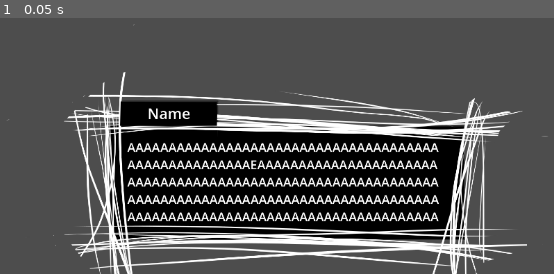
Above: before the commit, frame 1.
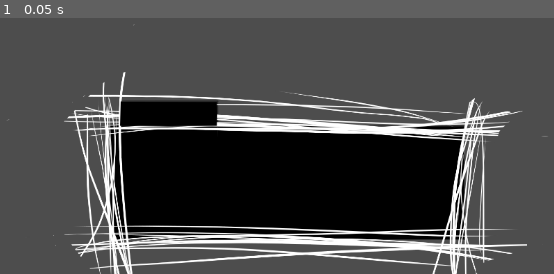
Above: after the commit, the same moment.

Repository: antoniosos/UVNT-demo-VN-jam
Game: Godot game, scene res://scenes/visual_novel_scenes/vnscreen.tscn
The game is run twice, just before and just after one commit, with the same random seed, the same clock (stepped at 60 frames per second) and the same inputs. Before the commit the project starts from res://scenes/visual_novel_scenes/template.tscn.
Inputs:
- Up to frame 1 (0.05 s): no input

The runs differ from the first frame. In frame 1, 5.9% of the frame differs, in the area x 22-80%, y 35-80%.

Commit message:
Cleanup and preparations
Renamed the 'template' scene (and file) to 'VNScreen', cleaned up the hierarchy in VNScreen (added separate categories such as text box, background elements, and foreground elements) and added a new scene to act as a template for foreground elements.

Diff:
--- a/project.godot
+++ b/project.godot
@@ -11,7 +11,7 @@
 [application]
 
 config/name="UVNT_demo_VN_jam"
-run/main_scene="res://scenes/visual_novel_scenes/template.tscn"
+run/main_scene="res://scenes/visual_novel_scenes/vnscreen.tscn"
 config/features=PackedStringArray("4.1", "Forward Plus")
 config/icon="res://icon.svg"
 
@@ -19,4 +19,7 @@
 
 window/size/mode=2
 window/stretch/mode="viewport"
-window/stretch/aspect="ignore"
+
+[dotnet]
+
+project/assembly_name="UVNT_demo_VN_jam"
--- /dev/null
+++ b/scenes/visual_novel_scenes/foreground_element.tscn
@@ -0,0 +1,5 @@
+[gd_scene format=3 uid="uid://beptm4q0fgxpo"]
+
+[node name="ForegroundElement" type="Node2D"]
+
+[node name="Sprite" type="Sprite2D" parent="."]
--- a/scenes/visual_novel_scenes/template.tscn
+++ /dev/null
@@ -1,31 +0,0 @@
-[gd_scene load_steps=2 format=3 uid="uid://0vgaiulv4xv7"]
-
-[ext_resource type="Texture2D" uid="uid://b0ta8ahr3oyba" path="res://assets/visual_novel_assets/Blank_textbox.png" id="1_q0pf8"]
-
-[node name="template" type="Node2D"]
-position = Vector2(553, 483)
-scale = Vector2(0.51, 0.51)
-
-[node name="text_box" type="Sprite2D" parent="."]
-texture = ExtResource("1_q0pf8")
-
-[node name="speech" type="RichTextLabel" parent="text_box"]
-offset_left = -403.0
-offset_top = -59.0
-offset_right = 492.0
-offset_bottom = 194.0
-theme_override_font_sizes/normal_font_size = 35
-text = "AAAAAAAAAAAAAAAAAAAAAAAAAAAAAAAAAAAAAAAAAAAAAAAAAAAAAEAAAAAAAAAAAAAAAAAAAAAAAAAAAAAAAAAAAAAAAAAAAAAAAAAAAAAAAAAAAAAAAAAAAAAAAAAAAAAAAAAAAAAAAAAAAAAAAAAAAAAAAAAAAAAAAAAAAAAAAAAAAAAAAAAAAAAAAAA"
-scroll_active = false
-metadata/_edit_use_anchors_ = true
-
-[node name="name" type="RichTextLabel" parent="text_box"]
-offset_left = -416.0
-offset_top = -159.0
-offset_right = -153.0
-offset_bottom = -100.0
-theme_override_font_sizes/normal_font_size = 42
-bbcode_enabled = true
-text = "[center]Name"
-scroll_active = false
-metadata/_edit_use_anchors_ = true
--- /dev/null
+++ b/scenes/visual_novel_scenes/vnscreen.gd
@@ -0,0 +1,11 @@
+extends Node2D
+
+
+# Called when the node enters the scene tree for the first time.
+func _ready():
+	pass # Replace with function body.
+
+
+# Called every frame. 'delta' is the elapsed time since the previous frame.
+func _process(delta):
+	pass
--- /dev/null
+++ b/scenes/visual_novel_scenes/vnscreen.tscn
@@ -0,0 +1,35 @@
+[gd_scene load_steps=3 format=3 uid="uid://0vgaiulv4xv7"]
+
+[ext_resource type="Script" path="res://scenes/visual_novel_scenes/vnscreen.gd" id="1_ap173"]
+[ext_resource type="Texture2D" uid="uid://b0ta8ahr3oyba" path="res://assets/visual_novel_assets/Blank_textbox.png" id="1_qhaqe"]
+
+[node name="VNScreen" type="Node2D"]
+position = Vector2(553, 483)
+scale = Vector2(0.51, 0.51)
+script = ExtResource("1_ap173")
+
+[node name="TextBox" type="Node2D" parent="."]
+
+[node name="Sprite" type="Sprite2D" parent="TextBox"]
+texture = ExtResource("1_qhaqe")
+
+[node name="Text" type="RichTextLabel" parent="TextBox"]
+offset_left = -420.0
+offset_top = -63.0
+offset_right = 494.0
+offset_bottom = 196.0
+theme_override_font_sizes/normal_font_size = 35
+bbcode_enabled = true
+
+[node name="Name" type="RichTextLabel" parent="TextBox"]
+offset_left = -422.0
+offset_top = -159.0
+offset_right = -153.0
+offset_bottom = -88.0
+theme_override_font_sizes/normal_font_size = 42
+bbcode_enabled = true
+text = "[center]"
+
+[node name="BackgroundElements" type="Node2D" parent="."]
+
+[node name="ForegroundElements" type="Node2D" parent="."]
